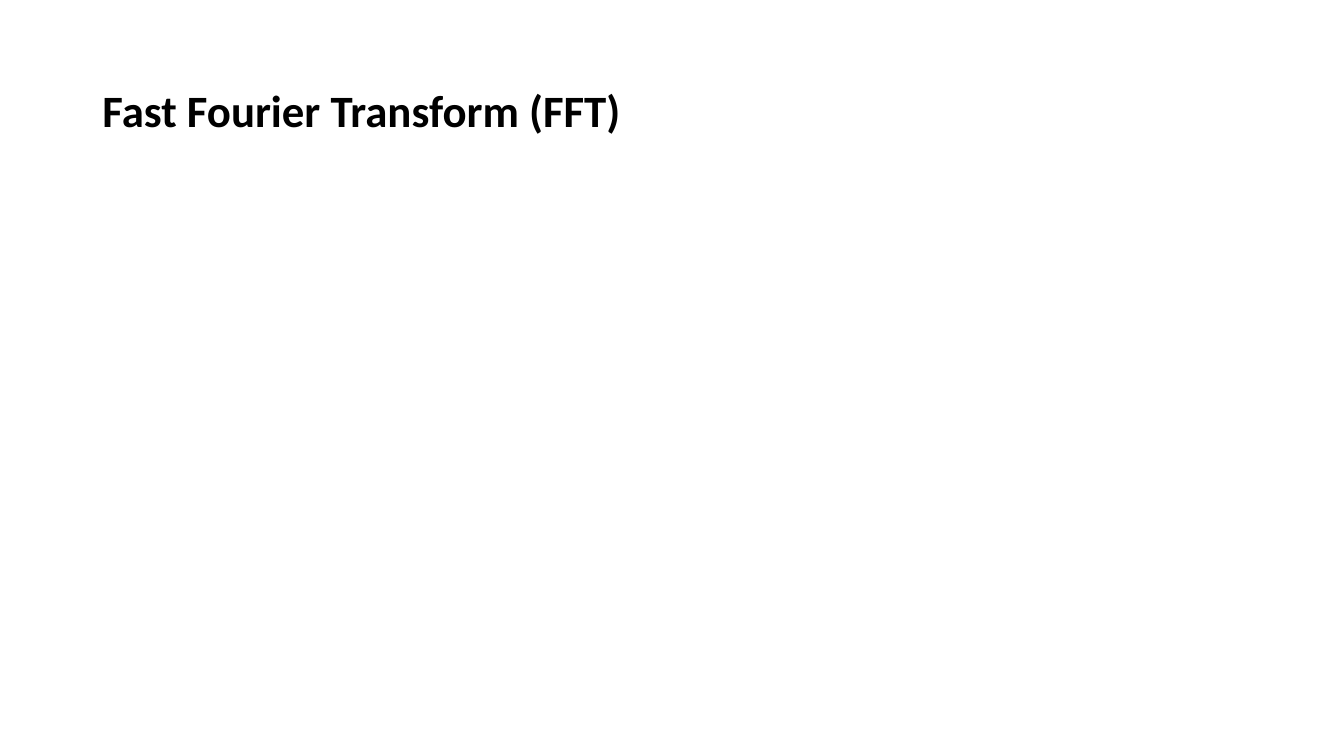
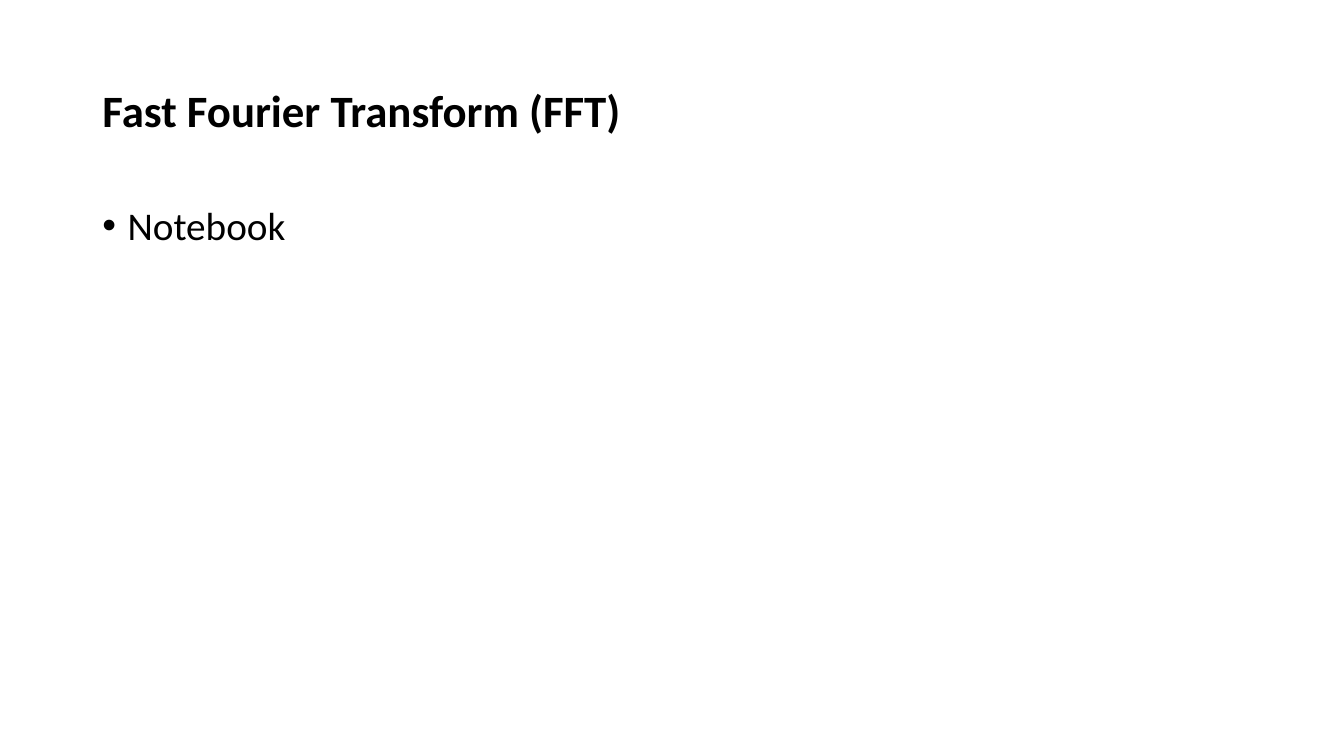
Before and after one commit to zozo123/QC-IL, a slide deck: slide 13 of slides/all slides.pptx. Drawn at 1344x756 pixels with LibreOffice and Linux fonts; fonts in the diff are those of the drawing; background and template pictures are left out. Boxes give left, top, right and bottom in pixels: in the first picture for what was removed or moved away, otherwise in the second. Text is boxed around its words. In the diff, an @@ line names an element or a change of style, - is before the commit and + after.

```diff
--- a/slides/all slides.pptx
+++ b/slides/all slides.pptx
@@ text added at [128, 212, 286, 241], 28 pt, text #000000 @@
+• Notebook
```
Also in this commit, not shown: 5 other slides changed, 1 slide added.
